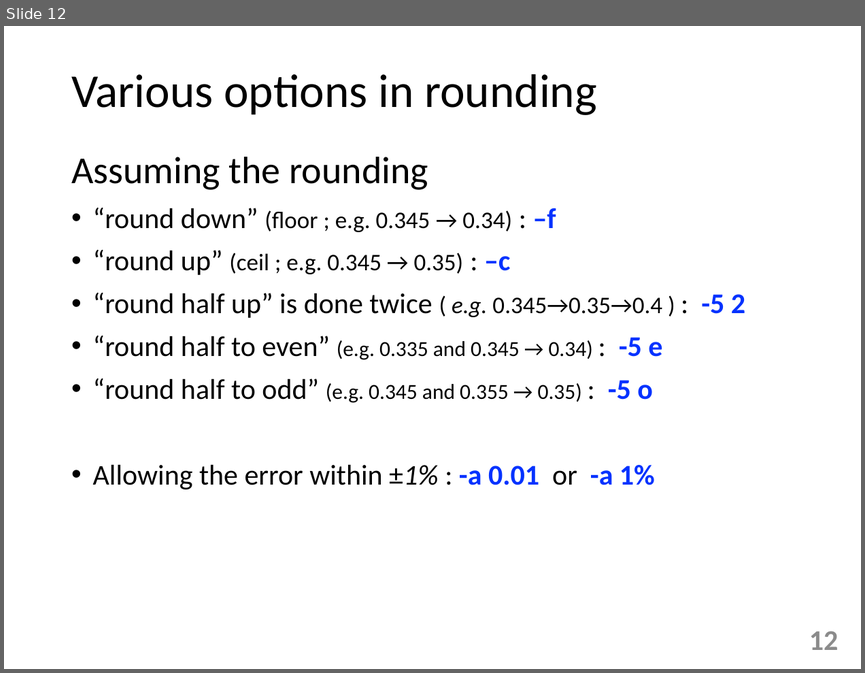
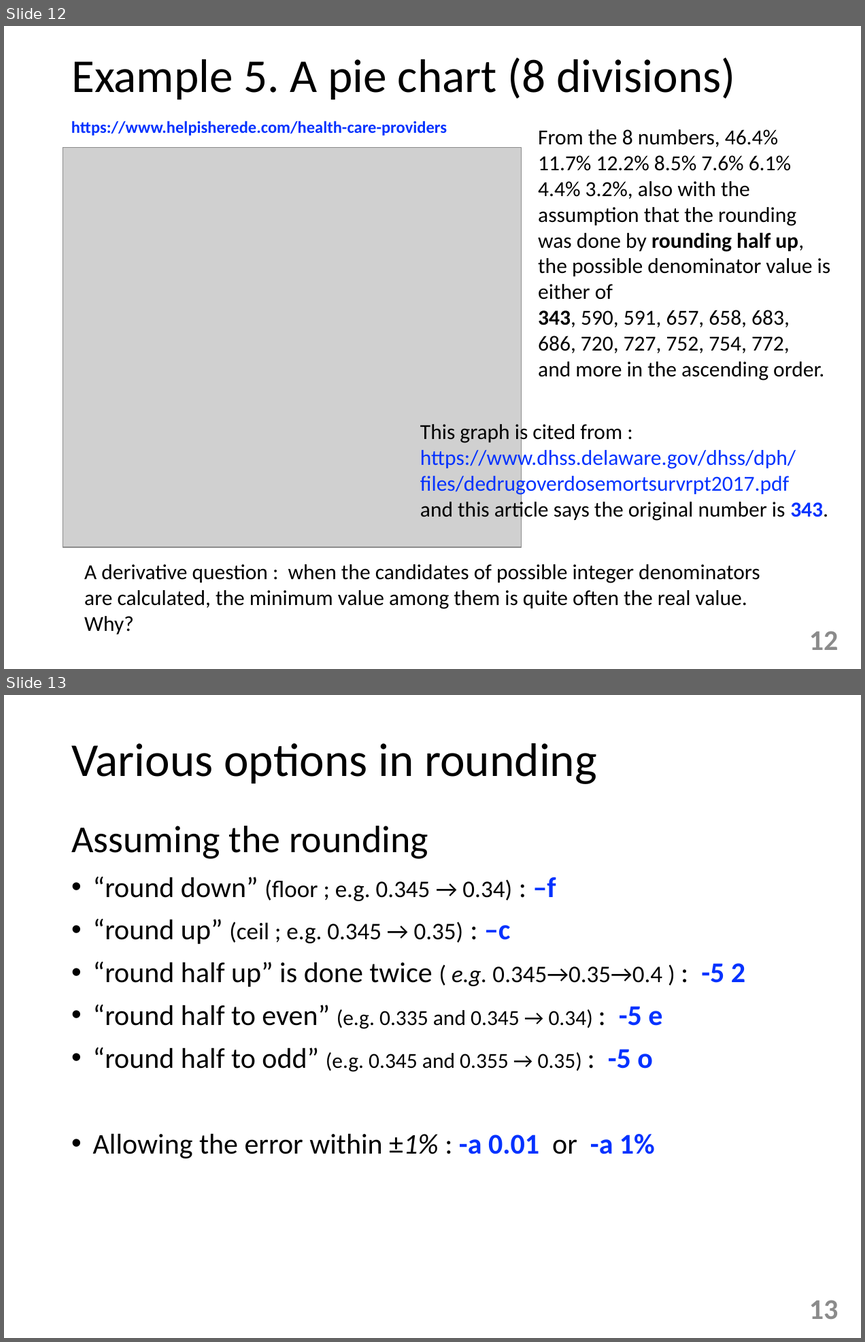
Before and after one commit to tulamili/App-denomfind, a slide deck: docs2/manipulation221022sat.pptx. Shown one above the other, each under a label of ours: slide 12 before the commit, slides 12 and 13 after it. The pictures are 865x673 and 865x1342 pixels, drawn with LibreOffice and Linux fonts; fonts in the diff are those of the drawing; grey boxes stand for pictures. Boxes give left, top, right and bottom in pixels: in the first picture for what was removed or moved away, otherwise in the second. Text is boxed around its words. In the diff, an @@ line names an element or a change of style, - is before the commit and + after.

```diff
--- a/docs2/manipulation221022sat.pptx
+++ b/docs2/manipulation221022sat.pptx
@@ slide 12 added at (x1=4, y1=26, x2=861, y2=669), background #FFFFFF @@
@@ title added at (x1=71, y1=57, x2=735, y2=100), 39.6 pt, text #000000 @@
+Example 5. A pie chart (8 divisions)
@@ text added at (x1=71, y1=121, x2=447, y2=135), 14 pt, text #0432FF, bold @@
+https://www.helpisherede.com/health-care-providers
@@ picture added at (x1=63, y1=148, x2=521, y2=547) @@
@@ text added at (x1=538, y1=129, x2=831, y2=380), 18 pt, text #000000 @@
+From the 8 numbers, 46.4% 11.7% 12.2% 8.5% 7.6% 6.1% 4.4% 3.2%, also with the assumption that the rounding was done by rounding half up,
+the possible denominator value is either of
+343, 590, 591, 657, 658, 683,
+686, 720, 727, 752, 754, 772,
+and more in the ascending order.
@@ text added at (x1=420, y1=421, x2=828, y2=521), 18 pt, text #0432FF @@
+This graph is cited from :
+https://www.dhss.delaware.gov/dhss/dph/files/dedrugoverdosemortsurvrpt2017.pdf
+and this article says the original number is 343.
@@ text added at (x1=84, y1=564, x2=760, y2=634), 18 pt, text #000000 @@
+A derivative question : when the candidates of possible integer denominators are calculated, the minimum value among them is quite often the real value. Why?
@@ page number added at (x1=809, y1=631, x2=838, y2=650), 24 pt, text #8C8C8C, bold @@
+12
@@ what was slide 12 is now slide 13 @@
@@ page number at (x1=809, y1=1300, x2=838, y2=1319): text changed @@
-12
+13
```
Also in this commit, not shown: 1 slide changed, 1 other file.
